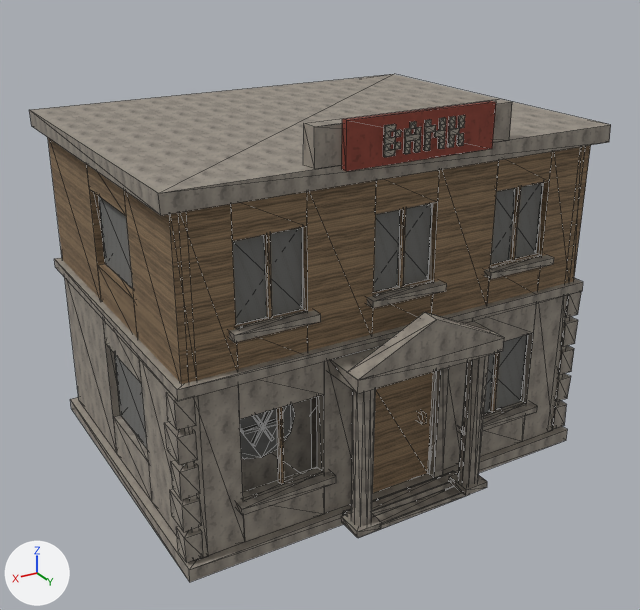
The glTF model blender/exports/rustic/homestead_bank.glb: old version first, new version second.
Both versions are drawn from a 50 mm camera at (7.46, 12.78, 8.83) aimed at (0.17, 0.61, 2.75). The axes (+X, +Y, +Z) are drawn at lower left. The lights are the same throughout. The picture after the commit comes second. Mesh edges are drawn as thin lines. Where no turn or scale is listed for an object, it has been applied to the vertices. Vertices at exactly the same position are counted once.

Names of what the first picture shows: 'Door', 'HomesteadBank'.
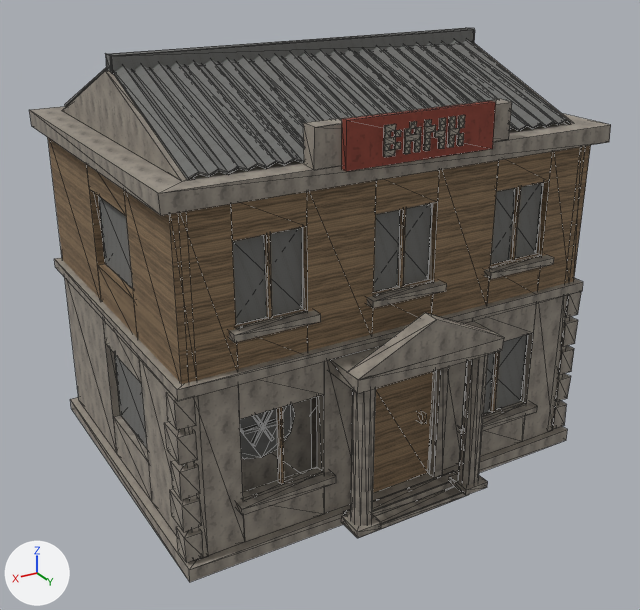
Changed parts and their boxes (x1, y1, x2, y2) in the pictures (640 x 610 px; the box of a moved part takes in the faces that stretch with it):
'HomesteadBank', reshaped (9% taller)
    before: (29, 74, 611, 582)
    after: (29, 28, 611, 582)
part 1 of me_homesteadbank, added
    after: (113, 39, 571, 180)
part 2 of me_homesteadbank, added (mostly hidden)
    after: (65, 67, 107, 107)
part 3 of me_homesteadbank, added
    after: (105, 28, 475, 74)
part 4 of me_homesteadbank, moved or reshaped
    both: (237, 169, 504, 538)
part 5 of me_homesteadbank, moved or reshaped
    before: (303, 102, 512, 169)
    after: (62, 43, 574, 181)

Patch to the scene script:
```diff
--- a/blender/exports/rustic/homestead_bank.glb.py
+++ b/blender/exports/rustic/homestead_bank.glb.py
@@ me_homesteadbank @@
 # used by ob_homesteadbank; location = (0.0, 0.0, 0.0)
-me_homesteadbank.from_pydata(...)  # 1102 vertices, 1720 faces; spans x -3.84..3.84, y -3.0..3.62, z -0.01..6.5
+me_homesteadbank.from_pydata(...)  # 1554 vertices, 2608 faces; spans x -3.84..3.84, y -3.0..3.62, z -0.01..7.12
+# me_homesteadbank part 1: a new loose piece of 196 vertices spanning x -3.3..3.31, y -0.01..2.68, z 5.87..7.0, in mat_rustic_metal (picture img_rustic_metal)
+# me_homesteadbank part 2: a new loose piece of 196 vertices spanning x -3.31..3.31, y -2.68..0.01, z 5.87..7.0, in mat_rustic_metal (picture img_rustic_metal)
+# me_homesteadbank part 3: a new loose piece of 56 vertices spanning x -3.34..3.34, y -0.13..0.13, z 6.86..7.12, in mat_rustic_metal (picture img_rustic_metal)
+# me_homesteadbank part 4: 41 vertices moved from x -1.35..1.68, y 2.77..3.62, z 0.01..3.08 to x -1.35..1.68, y 2.77..3.61, z 0.01..3.08; 43 vertices removed from x -1.13..1.12, y 2.91..3.36, z -0.01..0.23; 43 vertices added at x -1.13..1.12, y 2.9..3.36, z 0.0..0.23
+# me_homesteadbank part 5: 3 vertices moved from x -1.68..1.68, y 2.71..3.0, z 5.88..5.89 to x -1.67..1.69, y 2.72..3.0, z 5.87..5.89; 12 vertices removed from x -3.56..3.56, y -2.72..3.15, z 5.73..6.29; 16 vertices added at x -3.39..3.39, y -2.63..3.15, z 5.88..6.89
+# other edits to the shape of me_homesteadbank do not show in these pictures
 me_homesteadbank.materials.append(mat_rustic_stone)
```
